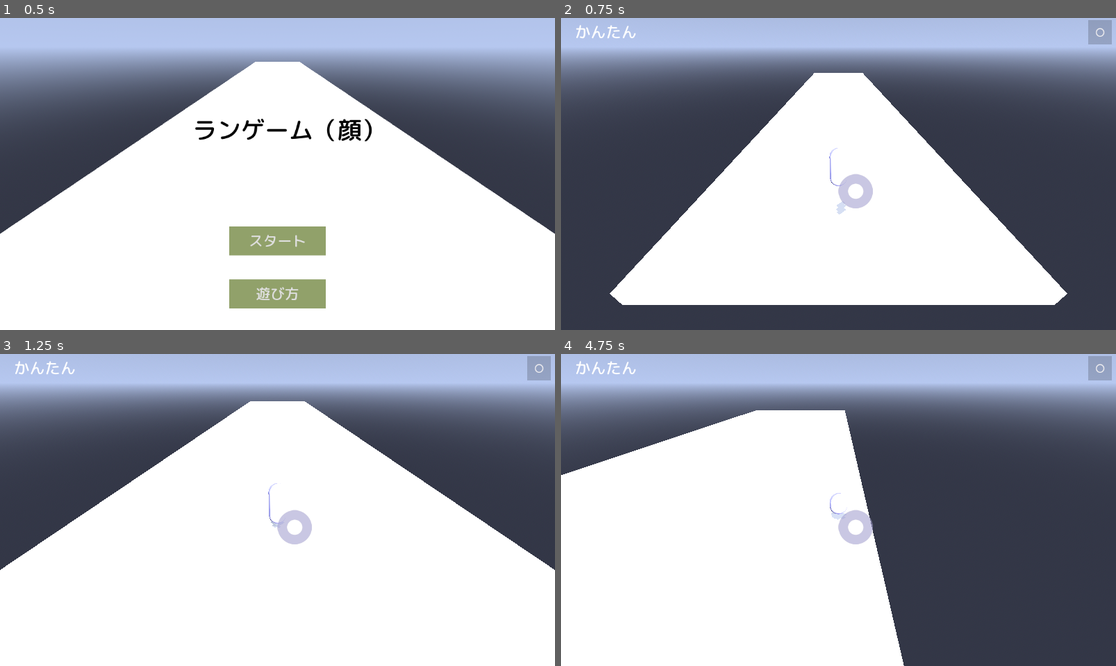
Above: before the commit, frames 1-4 (two rows, left to right).
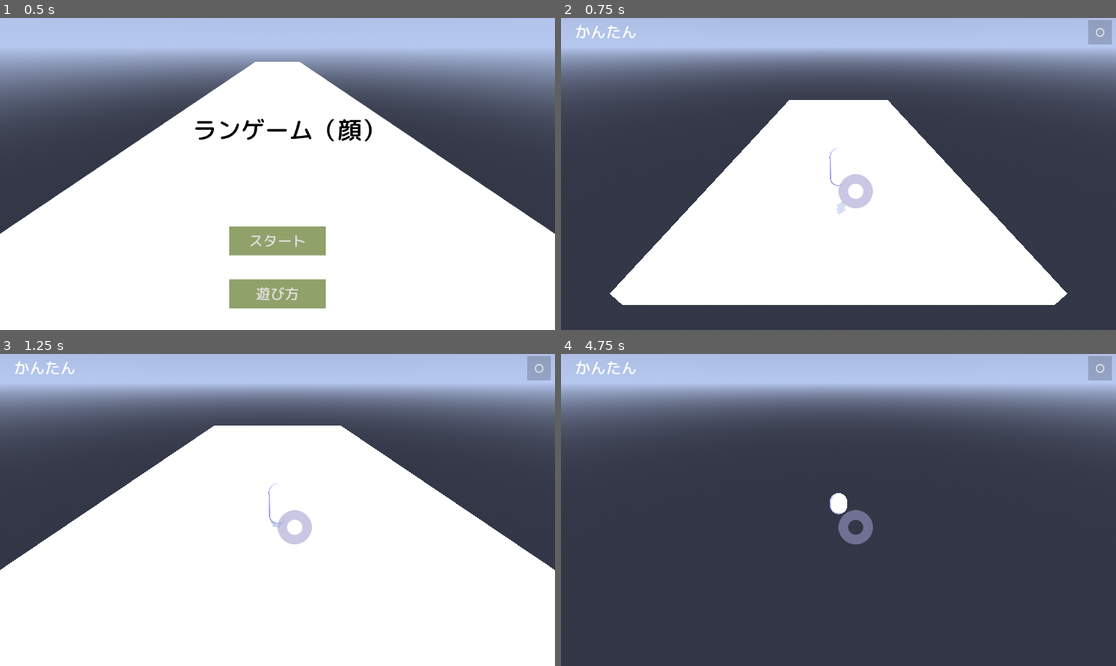
Above: after the commit, the same moments.

Repository: sumi4ki/Rungame_Face
Game: Godot game, scene res://Scenes/title.tscn
The game is run twice, just before and just after one commit, with the same random seed, the same clock (stepped at 60 frames per second) and the same inputs. Sound files missing from this copy of the repository are replaced by a short silence.
Inputs:
- Up to frame 1 (0.5 s): no input
- Up to frame 2 (0.75 s): click "スタート" at 0.5 s
- Up to frame 3 (1.25 s): no input
- Up to frame 4 (4.75 s): click "〇" at 1.25 s; click "to easy" at 2 s; tap Enter (ui_accept) at 2.75, 3.02, 3.77 s; hold D (move_right) 2.78-3.53 s; hold M (toggle_control_mode) 2.78-3.53 s; hold S (move_down) 3.53-4.28 s; tap M (toggle_control_mode) at 3.6 s; hold D (move_right) from 4.28 s (still down); hold M (toggle_control_mode) from 4.28 s (still down)

Frame 1 is identical in both runs. In frame 2, 1.1% of the frame differs, in the area x 41-59%, y 17-27%; in frame 3, 1.3%; in frame 4, 42%, in the area x 0-62%, y 18-100%.

Commit message:
Make the WebSocketManager singleton and faster retry

Diff:
--- a/Chunk_Set/easy/free_space.tres
+++ b/Chunk_Set/easy/free_space.tres
@@ -6,7 +6,7 @@
 [resource]
 script = ExtResource("2_p20fu")
 difficulty = "Easy"
-length = 10
+length = 40
 obstacles = Array[ExtResource("1_qwvdc")]([])
 z_pos_list = Array[int]([])
 float_amount_list = Array[float]([])
--- a/Scenes/main.tscn
+++ b/Scenes/main.tscn
@@ -17,7 +17,6 @@
 [ext_resource type="PackedScene" uid="uid://dkrsvdac0kqjb" path="res://Obstacles/floor_block.tscn" id="13_7k868"]
 [ext_resource type="PackedScene" uid="uid://o2ifiwxog2ks" path="res://Scenes/player.tscn" id="14_hpc6h"]
 [ext_resource type="Script" uid="uid://nx284e201d6t" path="res://Scritpts/camera_3d.gd" id="15_kltya"]
-[ext_resource type="Script" uid="uid://dc6uqga7qissg" path="res://Scritpts/web_socket_receive.gd" id="16_e08e2"]
 [ext_resource type="FontFile" uid="uid://b81osdtyc14l0" path="res://Fonts/MPLUSRounded1c-Medium.ttf" id="17_neg2b"]
 [ext_resource type="Script" uid="uid://vgetc4i5spxx" path="res://Scritpts/face_position_pointer.gd" id="18_b3802"]
 [ext_resource type="Texture2D" uid="uid://cdka7oce1iefo" path="res://Images/face_pointer80.png" id="18_fevyy"]
@@ -106,7 +105,7 @@
 [sub_resource type="Resource" id="Resource_0cbny"]
 script = ExtResource("5_ee4r6")
 difficulty = "Easy"
-length = 50
+length = 40
 obstacles = Array[ExtResource("7_3pmx8")]([])
 z_pos_list = Array[int]([])
 float_amount_list = Array[float]([])
@@ -205,7 +204,7 @@
 [sub_resource type="Resource" id="Resource_hrvbo"]
 script = ExtResource("5_ee4r6")
 difficulty = "Easy"
-length = 80
+length = 45
 obstacles = Array[ExtResource("7_3pmx8")]([])
 z_pos_list = Array[int]([])
 float_amount_list = Array[float]([])
@@ -365,9 +364,6 @@
 [node name="DirectionalLight3D3" type="DirectionalLight3D" parent="."]
 transform = Transform3D(0.663847, 0.747125, 0.0333412, 0.369429, -0.366361, 0.853992, 0.650253, -0.554603, -0.519217, 0.285425, 19.9957, -0.584858)
 shadow_enabled = true
-
-[node name="WebSocket_receive" type="Node" parent="."]
-script = ExtResource("16_e08e2")
 
 [node name="UserInterface" type="Control" parent="."]
 layout_mode = 3
@@ -462,7 +458,4 @@
 environment = SubResource("Environment_u50mg")
 
 [connection signal="collided" from="Player" to="." method="_on_player_collided"]
-[connection signal="message_received" from="WebSocket_receive" to="." method="_on_web_socket_receive_message_received"]
-[connection signal="message_received" from="WebSocket_receive" to="Player" method="_on_web_socket_receive_message_received"]
-[connection signal="message_received" from="WebSocket_receive" to="UserInterface/FacePositionPointer" method="_on_web_socket_receive_message_received"]
 [connection signal="pressed" from="UserInterface/Pause_Button" to="." method="_on_pause_button_pressed"]
--- a/Scritpts/chunk_director.gd
+++ b/Scritpts/chunk_director.gd
@@ -18,9 +18,9 @@
 }
 
 # ▼ 生成ロジックの設定
-@export var spawn_ahead_distance := 60.0 # プレイヤーの何m先にチャンクを生成するか
+@export var spawn_ahead_distance := 60.0 # プレイヤーの何m先のチャンクを生成するか
 @export var despawn_behind_distance := 20.0 # プレイヤーの何m後ろのチャンクを削除するか
-@export var spawn_space := 3	# playerが召喚されたあとのスペース
+@export var spawn_space := -50	# playerが召喚されたあとのスペース
 
 @export var play_area_width: float = 21.0
 @export var lane_width: float = 7.0
--- a/Scritpts/face_position_pointer.gd
+++ b/Scritpts/face_position_pointer.gd
@@ -10,6 +10,8 @@
 var current_y = 0.5
 
 func _ready():
+	# Autoloadのシグナルに接続
+	WebSocketManager.message_received.connect(_on_web_socket_receive_message_received)
 	# 初期位置を画面中央に
 	screen_size = get_viewport_rect().size
 	target_position = screen_size / 2
--- a/Scritpts/main.gd
+++ b/Scritpts/main.gd
@@ -12,9 +12,6 @@
 @onready var mode_label = $UserInterface/ModeLabel
 
 # UIノードへの参照
-#@onready var status_label = $UserInterface/StatusLabel
-#@onready var start_button = $UserInterface/StartButton
-@onready var websocket = $WebSocket_receive # WebSocketノードのパス
 @export var pause_menu_scene: PackedScene
 @export var results_screen_scene: PackedScene
 
@@ -22,16 +19,24 @@
 @export var game_bgm: AudioStream
 
 func _ready():
+	# 初回：WebSocketMangagerの信号送信と、受信メソッドを接続
+	WebSocketManager.message_received.connect(_on_web_socket_receive_message_received)
+	# リトライ時：すでに接続が確立しているなら、"camera_ready" を待たずに生成を開始
+	if WebSocketManager.socket.get_ready_state() == WebSocketPeer.STATE_OPEN:
+		print("WebSocketは既に接続済みです。ゲームを開始します。")
+		chunk_director.start_spawning()
+
+	player.global_position.z = chunk_director.start_z_pos
+	update_mode_display(Settings.start_section)#, player.speed
+	user_interface.get_node("Retry").hide()
+
 	# アンミュート
 	var master_bus_index = AudioServer.get_bus_index("Master")
 	AudioServer.set_bus_mute(master_bus_index, false)
 	# BGM再生
 	if game_bgm:
-		AudioManager.play_bgm(game_bgm, -10.0)
-	# ChunkDirectorから正しい開始位置を取得してプレイヤーを移動させる
-	player.global_position.z = chunk_director.start_z_pos
-	update_mode_display(Settings.start_section)#, player.speed
-	user_interface.get_node("Retry").hide()
+		AudioManager.play_bgm(game_bgm, -13.0)
+
 
 func _on_player_collided():
 	# プレイヤーが衝突したらゲームオーバー処理を呼び出す
@@ -72,12 +77,13 @@
 	if event.is_action_pressed("reset_tracking"):
 		# print("リセットボタンが押されました。WebSocket 接続をリセットします")
 		var message = {"command": "reset"}
-		websocket.send_message(message)
+		WebSocketManager.send_message(message)
 
 func _on_web_socket_receive_message_received(data: Dictionary) -> void:
 	# "status"キーがあるかチェック (カメラ準備メッセージ). カメラ初期化時に"status"を受信
 	if data.has("status"):
 		if data["status"] == "camera_ready":
+			# 初回起動時はここからスタート
 			chunk_director.start_spawning()
 		elif data["status"] == "camera_failed":
 			print("カメラの起動に失敗しました。")
--- a/Scritpts/player.gd
+++ b/Scritpts/player.gd
@@ -34,6 +34,8 @@
 @export var face_move_sensitivity := 0.7 # 例: 0.7なら顔の中心から±0.35で床の端まで移動
 
 func _ready():
+	# Autoloadのシグナルに接続
+	WebSocketManager.message_received.connect(_on_web_socket_receive_message_received)
 	# 初期の当たり判定を保存（例：カプセル）
 	default_shape = collider.shape.duplicate()
 	sliding_shape = CapsuleShape3D.new()
--- a/project.godot
+++ b/project.godot
@@ -19,6 +19,7 @@
 Settings="*res://Scritpts/Autoload/settings.gd"
 FaceTrackingManager="*res://Scritpts/Autoload/FaceTrackingManager.gd"
 AudioManager="*res://Scenes/audio_manager.tscn"
+WebSocketManager="*res://Scritpts/Autoload/web_socket_receive.gd"
 
 [dotnet]
 
Not shown: 1 places in Scenes/main.tscn that only renumber resources
Renamed: Scritpts/web_socket_receive.gd -> Scritpts/Autoload/web_socket_receive.gd
Renamed: Scritpts/web_socket_receive.gd.uid -> Scritpts/Autoload/web_socket_receive.gd.uid
Not shown, changed: face_tracker.py
